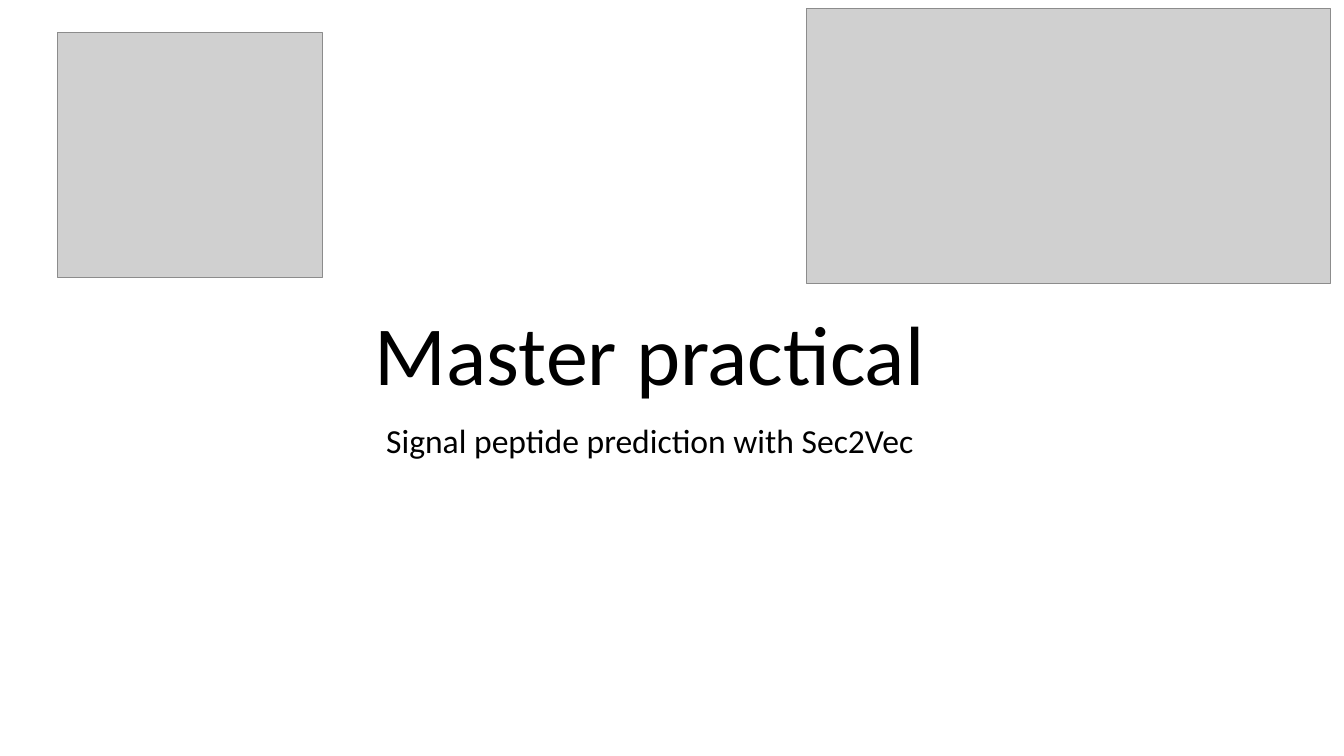
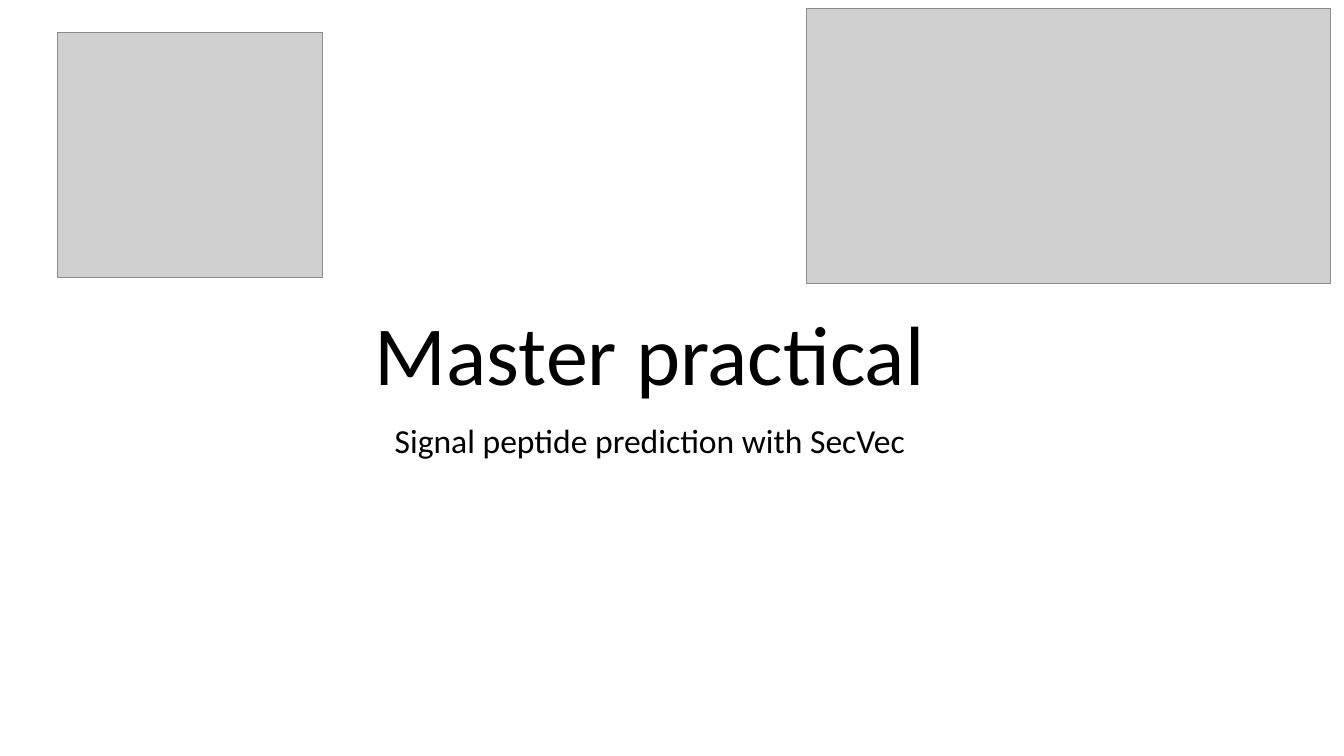
Before and after one commit to tomthun/Masterpraktikum, a slide deck: slide 1 of Presentation&Manuscript/PresentationMasterpractical.pptx. Drawn at 1344x756 pixels with LibreOffice and Linux fonts; fonts in the diff are those of the drawing; grey boxes stand for pictures. Boxes give left, top, right and bottom in pixels: in the first picture for what was removed or moved away, otherwise in the second. Text is boxed around its words. In the diff, an @@ line names an element or a change of style, - is before the commit and + after.

```diff
--- a/Presentation&Manuscript/PresentationMasterpractical.pptx
+++ b/Presentation&Manuscript/PresentationMasterpractical.pptx
@@ subtitle at bbox=[395, 429, 905, 459]: text changed @@
-Signal peptide prediction with Sec2Vec
+Signal peptide prediction with SecVec
```
Also in this commit, not shown: 10 slides added, 5 other files.
